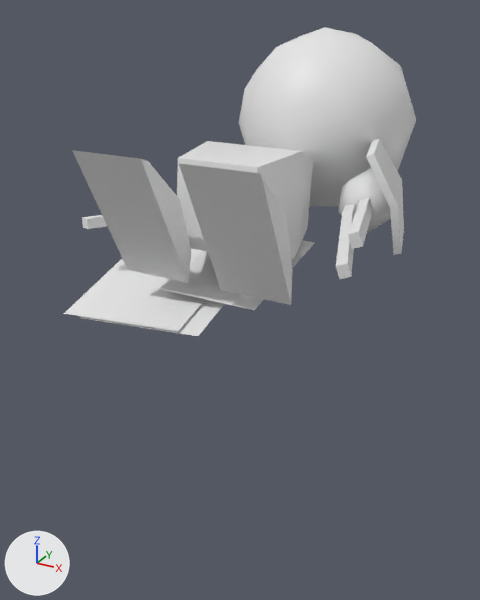
A saved change to the FBX model MgaUnityProj/Assets/Fundament/Avatar/Artwork/Orignal/Humanoid/Humanoid@FDie.FBX.
Camera for both pictures: a 50 mm lens placed at (1.09, -1.53, 0.85), pointed at (-0.19, 0.8, -0.31). The lights are fixed; the arrows at lower left show +X, +Y and +Z. Both versions are drawn at frame 25 of the action 'Take 001'; the numbers are the values there.

Names of what the first picture shows: 'Body', 'Cloth', 'Head', 'LShield', 'LShoot', 'LWeapon', 'LWing', 'LeftFoot', 'LeftHand', 'RWing', 'RightFoot'.
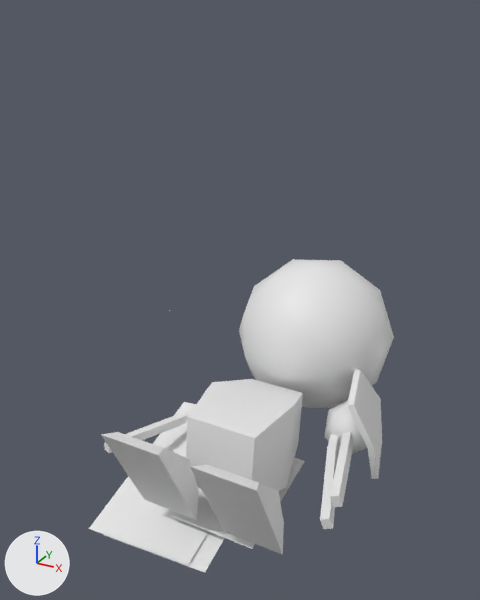
What differs and where, as boxes [x1, y1, x2, y2] in the pictures (480 x 600 px):
'Head', moved
    before: [239, 27, 416, 206]
    after: [239, 259, 394, 408]
'Body', moved
    before: [177, 141, 313, 259]
    after: [186, 379, 303, 491]
'LeftFoot', moved
    before: [179, 163, 292, 305]
    after: [190, 465, 284, 555]
'RightFoot', moved
    before: [72, 150, 192, 283]
    after: [101, 432, 199, 520]
'RWing', moved
    before: [64, 248, 205, 331]
    after: [89, 402, 208, 565]
'LShield', moved
    before: [366, 139, 404, 255]
    after: [347, 369, 382, 479]
'Cloth', moved
    before: [159, 240, 315, 310]
    after: [171, 458, 305, 549]
'LeftHand', moved
    before: [338, 168, 391, 233]
    after: [324, 401, 367, 454]
'LShoot', moved
    before: [336, 204, 356, 279]
    after: [320, 401, 346, 529]
'LWing', moved
    before: [80, 299, 224, 336]
    after: [103, 531, 225, 573]
'LWeapon', moved
    before: [348, 197, 373, 249]
    after: [330, 432, 354, 507]
'DHandWeapn', moved
    before: [82, 215, 107, 229]
    after: [104, 409, 193, 453]

Patch to the scene script:
```diff
--- a/MgaUnityProj/Assets/Fundament/Avatar/Artwork/Orignal/Humanoid/Humanoid@FDie.FBX.py
+++ b/MgaUnityProj/Assets/Fundament/Avatar/Artwork/Orignal/Humanoid/Humanoid@FDie.FBX.py
@@ ob_body @@
 ob_body.parent = ob_root
-ob_body.location = (-0.784, 1.039, -21.12)
+ob_body.location = (-0.784, -39.15, -21.12)
 ob_body.rotation_euler = (-1.686, 0.0, 0.0)  # degrees (-97, 0, 0)
@@ ob_rightfoot @@
 ob_rightfoot.parent = ob_root
-ob_rightfoot.location = (-7.784, 1.202, -10.54)
+ob_rightfoot.location = (-7.784, -38.98, -10.54)
 ob_rightfoot.rotation_euler = (-1.123, 0.0, 0.0)  # degrees (-64, 0, 0)
@@ ob_leftfoot @@
 ob_leftfoot.parent = ob_root
-ob_leftfoot.location = (7.248, 1.204, -10.54)
+ob_leftfoot.location = (7.248, -38.98, -10.54)
 ob_leftfoot.rotation_euler = (-1.123, 0.0, 0.0)  # degrees (-64, 0, 0)
```
